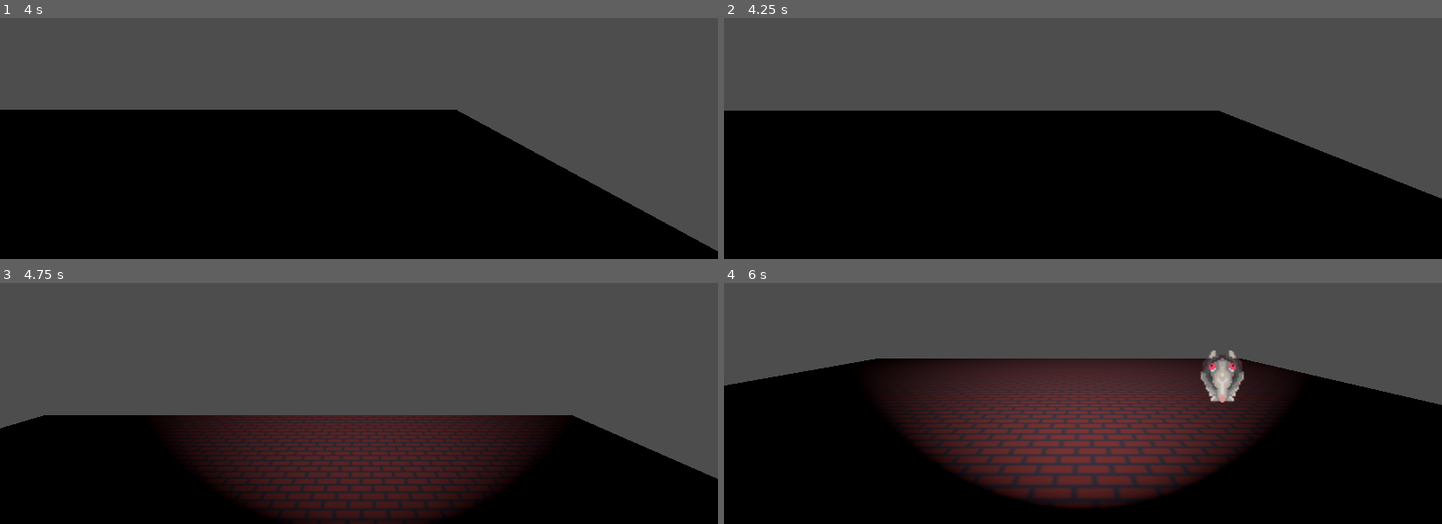
Above: before the commit, frames 1-4 (two rows, left to right).
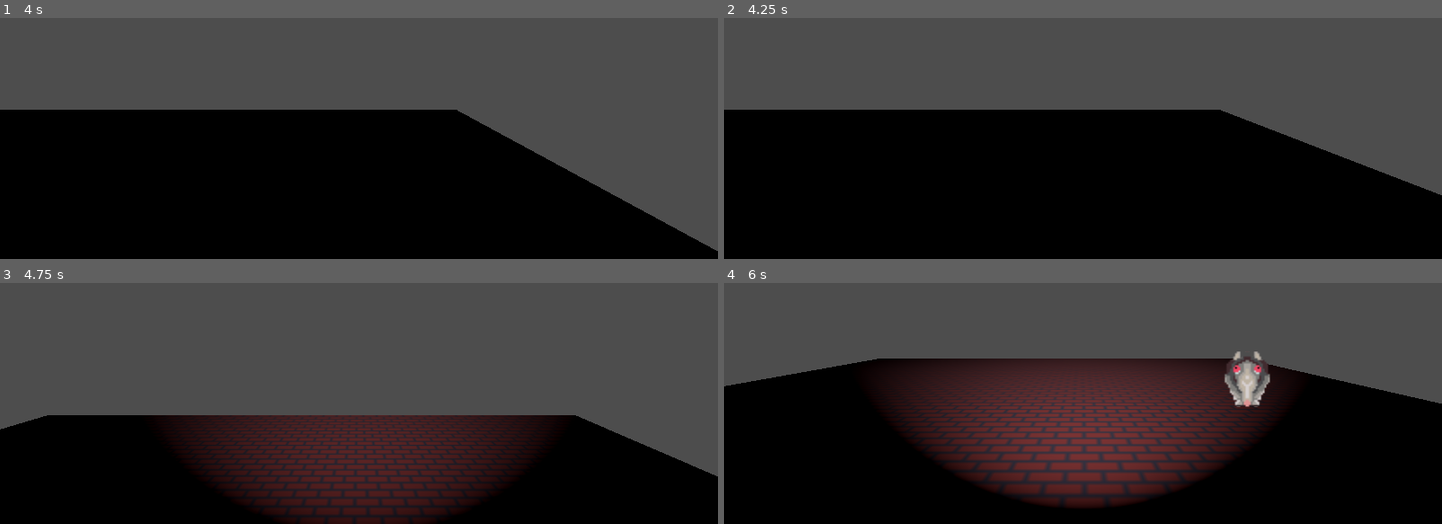
Above: after the commit, the same moments.

Repository: emo-mruczek/The-Rat-Horror-Game
Game: Godot game, scene res://scenes/world.tscn
Same seed, same stepped clock (60 frames per second), same inputs: the game is played once before the commit and once after it. The engine's default icon, where the game draws it, is replaced by a stand-in: a white triangle on a blue panel in a dark square.
Inputs:
- Up to frame 1 (4 s): tap Enter (ui_accept) at 0.5, 0.77, 1.52, 3.02, 3.77 s; hold Right (move_right) 0.53-1.28 s; tap T (flashlight) every 0.75 s from 0.6 to 3.6 s; hold Down (move_back) 1.28-2.03 s; hold Right (move_right) 2.03-2.78 s; hold Up (move_forward) 2.78-3.53 s; hold Left (move_left) from 3.53 s (still down)
- Up to frame 2 (4.25 s): keep holding Left (move_left)
- Up to frame 3 (4.75 s): keep holding Left (move_left); tap T (flashlight) at 4.35 s; tap Enter (ui_accept) at 4.52 s
- Up to frame 4 (6 s): release Left (move_left) at 5.03 s; hold Down (move_back) 5.03-5.78 s; tap T (flashlight) at 5.1, 5.85 s; hold Right (move_right) from 5.78 s (still down)

Frame 1 is identical in both runs. In frame 2, 0.6% of the frame differs, in the area x 0-100%, y 38-75%; in frame 3, 6.3%; in frame 4, 10%, in the area x 0-100%, y 27-93%.

Commit message:
rat move fix

Diff:
--- a/scenes/mob.gd
+++ b/scenes/mob.gd
@@ -9,16 +9,16 @@
     if not is_on_floor():
         velocity += get_gravity() * delta
 
-    var targetPosition: Vector3
 
     var player: Player = get_tree().get_first_node_in_group("player")
-    if player != null:
-        targetPosition = player.position
-    else:
-        targetPosition = Vector3(0,0,0)
+    if player == null:
+        return
+
 
     var direction = global_position.direction_to(player.global_position)
-    print("Direction to player:", direction)
+
+    if global_position.distance_to(player.global_position) < 1:
+        return
     velocity.x = direction.x * SPEED
     velocity.z = direction.z * SPEED
 
